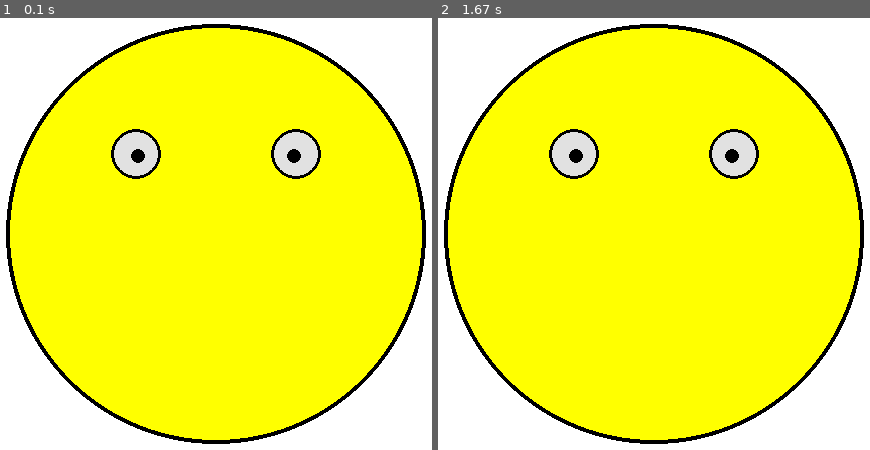
Above: before the commit, frames 1-2 (left to right).
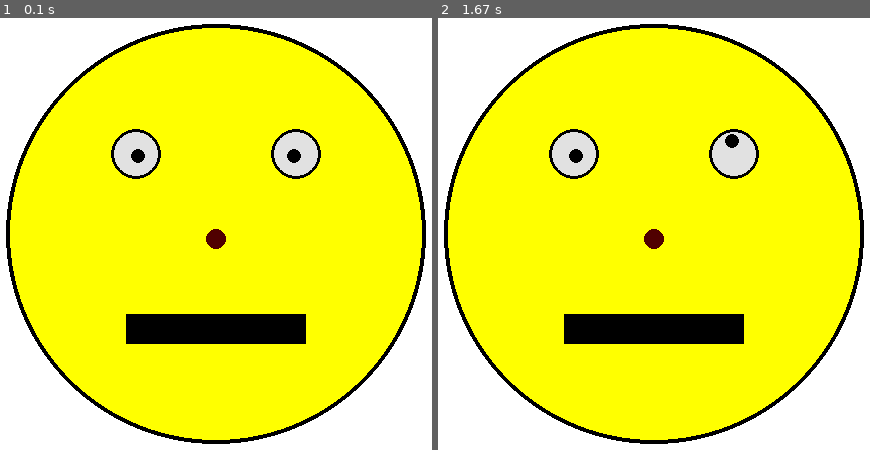
Above: after the commit, the same moments.

Repository: rhit-catapult/pygamestartercode-fisherds
Game: pygame game, started from 01-MovingSmile/MovingSmile.py
The game is run twice, just before and just after one commit, with the same random seed, the same clock (stepped at 60 frames per second) and the same inputs.
Inputs:
- Up to frame 1 (0.1 s): no input
- Up to frame 2 (1.67 s): hold Right 0.33-0.8 s; hold Up 0.83-1.3 s

The runs differ from the first frame. In frame 1, 3.1% of the frame differs, in the area x 29-71%, y 48-76%; in frame 2, 3.2%, in the area x 29-71%, y 26-76%.

Commit message:
moving smile

Diff:
--- a/01-MovingSmile/MovingSmile.py
+++ b/01-MovingSmile/MovingSmile.py
@@ -7,12 +7,27 @@
     pygame.display.set_caption("Moving Smile")
     screen = pygame.display.set_mode((640, 480))
 
+    right_eye_x = 398
+    right_eye_y = 162
+
     while True:
         # TODO 4: Set the clock speed to 60 fps
         for event in pygame.event.get():
             if event.type == pygame.QUIT:
                 sys.exit()
-            # TODO 3: Make the eye pupils move with Up, Down, Left, and Right keys
+            # Done 3: Make the eye pupils move with Up, Down, Left, and Right keys
+            pressed_keys = pygame.key.get_pressed()
+            if pressed_keys[pygame.K_UP]:
+                # print("You pressed up!")
+                right_eye_y = right_eye_y - 15
+            if pressed_keys[pygame.K_DOWN]:
+                # print("You pressed down!")
+                right_eye_y = right_eye_y + 15
+            if pressed_keys[pygame.K_LEFT]:
+                print("You pressed left!")
+            if pressed_keys[pygame.K_RIGHT]:
+                print("You pressed right!")
+
 
         screen.fill((255, 255, 255))  # white
 
@@ -27,15 +42,17 @@
 
         pygame.draw.circle(screen, (225, 225, 225), (400, 160), 25)  # white eye
         pygame.draw.circle(screen, (0, 0, 0), (400, 160), 25, 3)  # black outline
-        pygame.draw.circle(screen, (0, 0, 0), (398, 162), 7)  # black pupil
+        pygame.draw.circle(screen, (0, 0, 0), (right_eye_x, right_eye_y), 7)  # black pupil
 
-        # TODO 1: Draw a nose
+        # Done 1: Draw a nose
         # Suggestion: color (80,0,0) location (320,245), radius 10
         # API --> pygame.draw.circle(screen, (r,g,b), (x, y), radius, thickness)
+        pygame.draw.circle(screen, (80, 0, 0), (320, 245), 10)
 
-        # TODO 2: Draw a mouth
+        # Done 2: Draw a mouth
         # Suggestion: color (0,0,0), x 230, y 320, width 180, height 30
         # API --> pygame.draw.rect(screen, (r,g,b), (x, y, width, height), thickness)
+        pygame.draw.rect(screen, (0, 0, 0), (230, 320, 180, 30))
 
         pygame.display.update()
 
